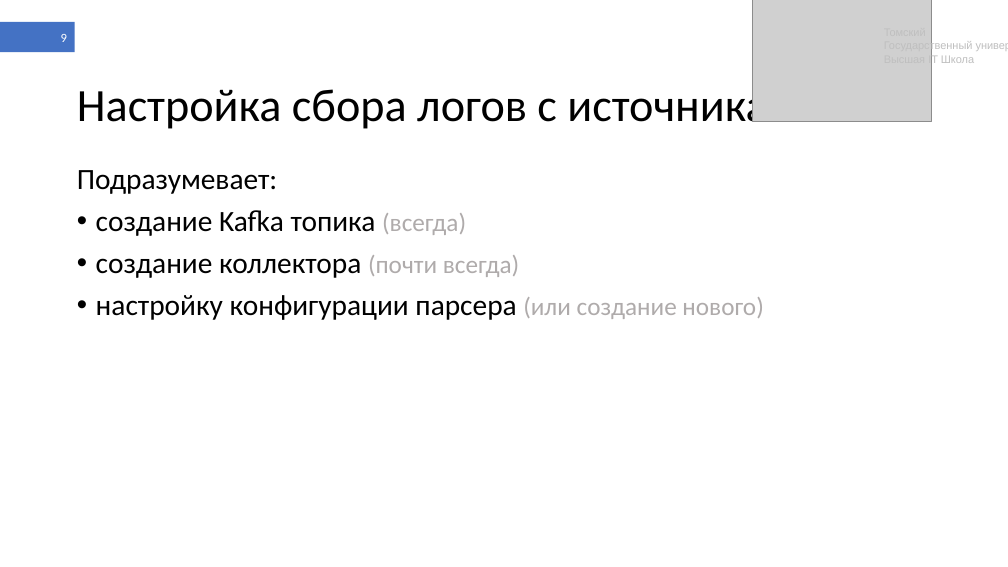
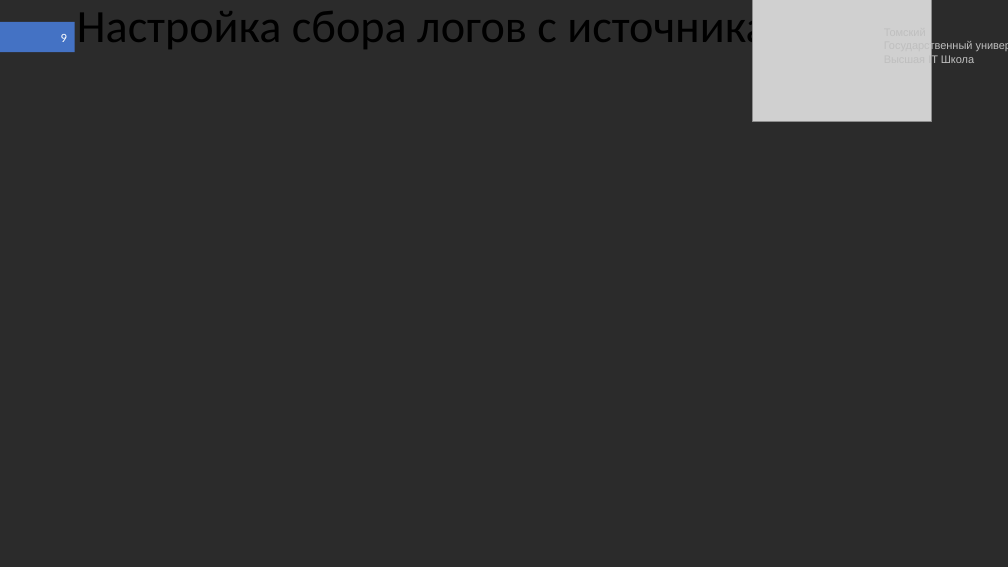
Before and after one commit to shameoff/GraduateWork, a slide deck: slide 9 of Презентация ВКР (в шаблоне).pptx. Drawn at 1008x567 pixels with LibreOffice and Linux fonts; fonts in the diff are those of the drawing; grey boxes stand for pictures; background and template pictures are left out; a plain dark background stands for a picture behind light text. Boxes give left, top, right and bottom in pixels: in the first picture for what was removed or moved away, otherwise in the second. Text is boxed around its words. In the diff, an @@ line names an element or a change of style, - is before the commit and + after.

```diff
--- a/Презентация ВКР (в шаблоне).pptx
+++ b/Презентация ВКР (в шаблоне).pptx
@@ background #FFFFFF to picture (left out) @@
@@ title "Настройка сбора логов с источника" rewrapped from (x1=77, y1=83, x2=767, y2=129) to (x1=77, y1=4, x2=767, y2=54) @@
@@ text removed at (x1=77, y1=170, x2=763, y2=320) @@
-Подразумевает:
-• создание Kafka топика (всегда)
-• создание коллектора (почти всегда)
-• настройку конфигурации парсера (или создание нового)
```
Also in this commit, not shown: 14 other slides changed, 12 slides added, 6 slides removed, 4 other files.
